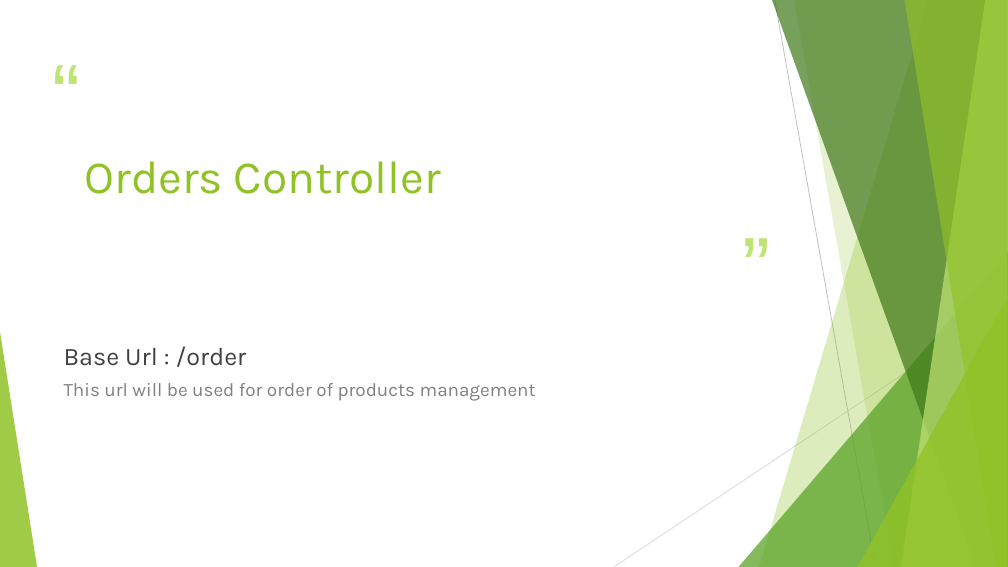
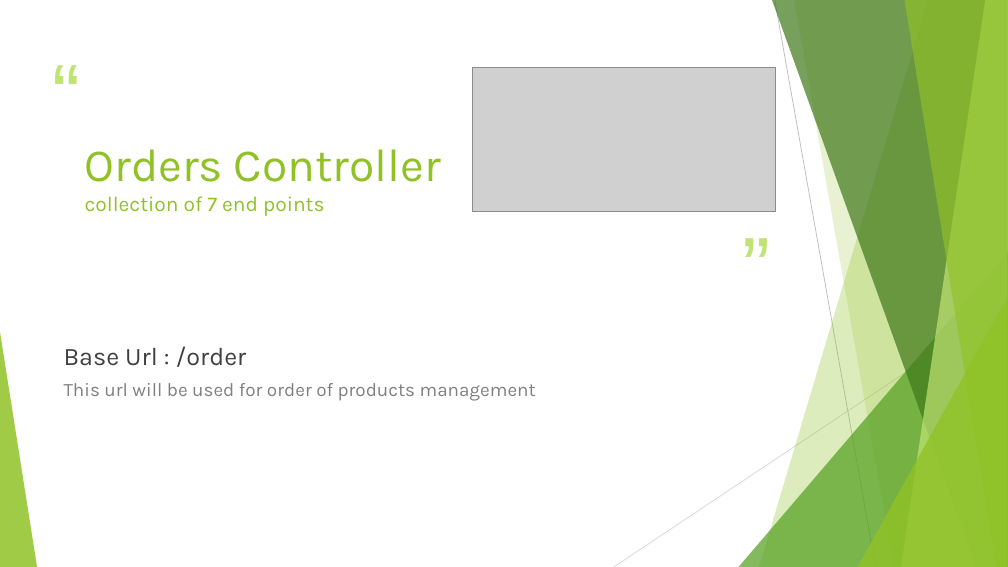
Before and after one commit to jidni911/sdcianSpring, a slide deck: slide 55 of Project SDC.pptx. Drawn at 1008x567 pixels with LibreOffice and Linux fonts; fonts in the diff are those of the drawing; grey boxes stand for pictures. Boxes give left, top, right and bottom in pixels: in the first picture for what was removed or moved away, otherwise in the second. Text is boxed around its words. In the diff, an @@ line names an element or a change of style, - is before the commit and + after.

Commit message:
pptx image added

```diff
--- a/Project SDC.pptx
+++ b/Project SDC.pptx
@@ picture added at (473,67,775,212) @@
@@ title at (85,149,441,216): text changed; size 44 to 20 pt @@
-Orders Controller
+Orders Controller
+collection of 7 end points
```
Also in this commit, not shown: 14 other slides changed.
